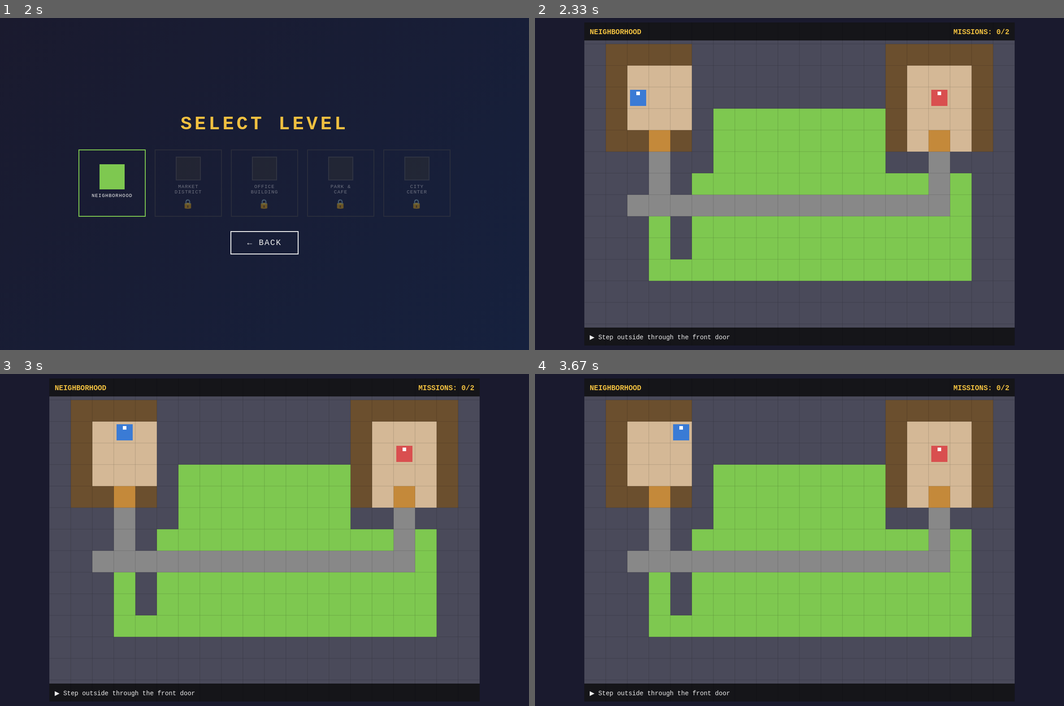
Above: before the commit, frames 1-4 (two rows, left to right).
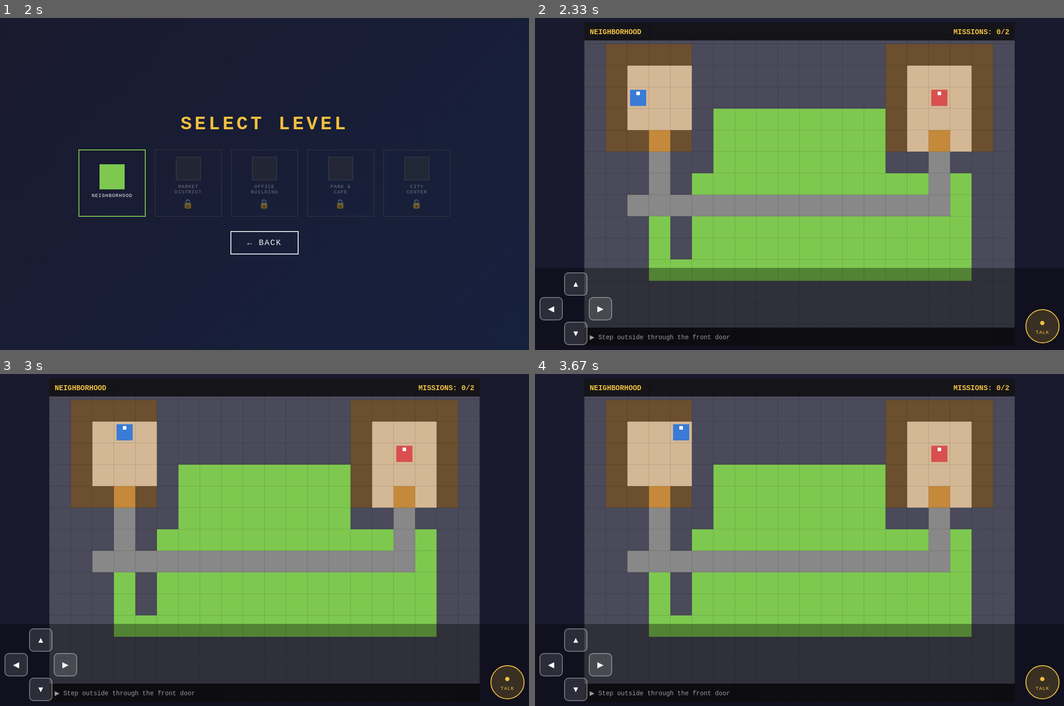
Above: after the commit, the same moments.

Repository: muneeffaisalav-stack/EnvGameWeb
Game: browser game, page index.html
Same seed, same stepped clock (60 frames per second), same inputs: the game is played once before the commit and once after it.
Inputs (mouse positions are in pixels of both pictures, inside the frame that each line leads up to):
- Up to frame 1 (2 s): click "START GAME" at 0.27 s; hold D 1.03-1.53 s; click "← BACK" at 1.27 s; tap Ctrl at 1.52 s; hold S 1.58-1.85 s; click "START GAME" at 1.77 s; hold A from 1.9 s (still down)
- Up to frame 2 (2.33 s): keep holding A; click "NEIGHBORHOOD" at 2.02 s; tap Enter at 2.27 s
- Up to frame 3 (3 s): release A at 2.47 s; hold W 2.52-2.82 s; click (507, 682) at 2.77 s, where only the run after the commit has a clickable "● TALK"; hold D from 2.87 s (still down)
- Up to frame 4 (3.67 s): click (598, 666) at 3.52 s, where only the run after the commit has a clickable "▶"; release D at 3.53 s; hold W from 3.58 s (still down)

Frame 1 is identical in both runs. In frame 2, 15% of the frame differs, in the area x 0-100%, y 75-99%; in frame 3, 15%; in frame 4, 15%.

Commit message:
feat: add mobile touch controls and responsive canvas scaling
- index.html: add touch-controls overlay with D-pad (up/down/left/right)
  and a circular TALK action button
- style.css: mobile media query scales canvas to 100vw x 75vw (960x720
  ratio), pins canvas to top; touch control styles with dpad-btn and action-btn
- GameScreen: _initTouchControls() wires touchstart/touchend on all five
  buttons with proper cleanup on unmount; direction buttons support hold-repeat
  at 140ms intervals; action button calls _openDialogue when NPC adjacent;
  both respect dialogue-open and missionOverlayOpen guards

Co-Authored-By: Claude Sonnet 4.6 <noreply@anthropic.com>

Diff:
--- a/game/screens/GameScreen.js
+++ b/game/screens/GameScreen.js
@@ -29,9 +29,10 @@
     this._missionSys = new MissionSystem(this._missions)
     this._dialogue          = new DialogueSystem(document.getElementById('dialogue-overlay'))
     this._mOverlay          = document.getElementById('mission-overlay')
-    this._adjacentNpc       = null
-    this._showPrompt        = false
+    this._adjacentNpc        = null
+    this._showPrompt         = false
     this._missionOverlayOpen = false
+    this._touchCleanup       = null
   }
 
   mount() {
@@ -41,6 +42,7 @@
 
     this._keyHandler = e => this._handleKey(e)
     window.addEventListener('keydown', this._keyHandler)
+    this._touchCleanup = this._initTouchControls()
     this._loop()
   }
 
@@ -48,6 +50,7 @@
     if (this._rafId) cancelAnimationFrame(this._rafId)
     this._rafId = null
     window.removeEventListener('keydown', this._keyHandler)
+    if (this._touchCleanup) { this._touchCleanup(); this._touchCleanup = null }
     this._canvas.style.display = 'none'
     this._dialogue.close()
     this._mOverlay.innerHTML = ''
@@ -156,6 +159,53 @@
     }
   }
 
+  _initTouchControls() {
+    const tc = document.getElementById('touch-controls')
+    if (!tc) return () => {}
+    tc.style.display = 'flex'
+    const cleanups = []
+
+    const addDir = (id, dc, dr) => {
+      const btn = tc.querySelector(`#${id}`)
+      if (!btn) return
+      let timer = null
+      const move = () => {
+        if (this._dialogue.isOpen() || this._missionOverlayOpen) return
+        this._player.tryMove(dc, dr, this._tileMap)
+        this._checkReachLocation()
+      }
+      const onStart = e => { e.preventDefault(); move(); timer = setInterval(move, 140) }
+      const onStop  = () => { clearInterval(timer); timer = null }
+      btn.addEventListener('touchstart', onStart, { passive: false })
+      btn.addEventListener('touchend',   onStop)
+      btn.addEventListener('touchcancel', onStop)
+      cleanups.push(() => {
+        btn.removeEventListener('touchstart', onStart)
+        btn.removeEventListener('touchend',   onStop)
+        btn.removeEventListener('touchcancel', onStop)
+        clearInterval(timer)
+      })
+    }
+
+    addDir('btn-up',    0, -1)
+    addDir('btn-down',  0,  1)
+    addDir('btn-left', -1,  0)
+    addDir('btn-right', 1,  0)
+
+    const actionBtn = tc.querySelector('#btn-action')
+    if (actionBtn) {
+      const onAction = e => {
+        e.preventDefault()
+        if (this._dialogue.isOpen() || this._missionOverlayOpen) return
+        if (this._adjacentNpc) this._openDialogue(this._adjacentNpc)
+      }
+      actionBtn.addEventListener('touchstart', onAction, { passive: false })
+      cleanups.push(() => actionBtn.removeEventListener('touchstart', onAction))
+    }
+
+    return () => { cleanups.forEach(fn => fn()); tc.style.display = 'none' }
+  }
+
   _getCamera() {
     const cx = this._player.getCol() * TS - CANVAS_W / 2 + TS / 2
     const cy = this._player.getRow() * TS - CANVAS_H / 2 + TS / 2
--- a/index.html
+++ b/index.html
@@ -11,6 +11,21 @@
   <canvas id="game-canvas" width="960" height="720"></canvas>
   <div id="dialogue-overlay"></div>
   <div id="mission-overlay"></div>
+  <div id="touch-controls" style="display:none">
+    <div class="dpad">
+      <button class="dpad-btn" id="btn-up">▲</button>
+      <div class="dpad-middle">
+        <button class="dpad-btn" id="btn-left">◀</button>
+        <div class="dpad-center"></div>
+        <button class="dpad-btn" id="btn-right">▶</button>
+      </div>
+      <button class="dpad-btn" id="btn-down">▼</button>
+    </div>
+    <button class="action-btn" id="btn-action">
+      <span style="font-size:22px;">●</span>
+      <span>TALK</span>
+    </button>
+  </div>
   <script type="module" src="main.js"></script>
 </body>
 </html>
--- a/style.css
+++ b/style.css
@@ -68,3 +68,93 @@
 }
 
 .btn:disabled:hover { background: transparent; color: #eee; }
+
+/* ── Mobile canvas scaling ─────────────────────────────────── */
+@media (max-width: 960px) {
+  body {
+    justify-content: flex-start;
+  }
+  #game-canvas {
+    width: 100vw;
+    height: calc(100vw * 0.75); /* preserve 960×720 aspect ratio */
+  }
+}
+
+/* ── Touch controls ────────────────────────────────────────── */
+#touch-controls {
+  position: fixed;
+  bottom: 0;
+  left: 0;
+  right: 0;
+  padding: 10px 20px 16px;
+  display: flex;
+  justify-content: space-between;
+  align-items: flex-end;
+  background: rgba(0,0,0,0.35);
+  z-index: 40;
+  user-select: none;
+  -webkit-user-select: none;
+}
+
+.dpad {
+  display: flex;
+  flex-direction: column;
+  align-items: center;
+  gap: 3px;
+}
+
+.dpad-middle {
+  display: flex;
+  align-items: center;
+  gap: 3px;
+}
+
+.dpad-center {
+  width: 52px;
+  height: 52px;
+}
+
+.dpad-btn {
+  width: 52px;
+  height: 52px;
+  background: rgba(255,255,255,0.12);
+  border: 2px solid rgba(255,255,255,0.35);
+  border-radius: 10px;
+  color: #fff;
+  font-size: 18px;
+  cursor: pointer;
+  display: flex;
+  align-items: center;
+  justify-content: center;
+  -webkit-tap-highlight-color: transparent;
+  touch-action: none;
+}
+
+.dpad-btn:active {
+  background: rgba(255,255,255,0.32);
+}
+
+.action-btn {
+  width: 76px;
+  height: 76px;
+  background: rgba(240,192,64,0.18);
+  border: 2px solid #f0c040;
+  border-radius: 50%;
+  color: #f0c040;
+  font-family: 'Courier New', monospace;
+  font-size: 11px;
+  letter-spacing: 1px;
+  cursor: pointer;
+  display: flex;
+  flex-direction: column;
+  align-items: center;
+  justify-content: center;
+  gap: 2px;
+  -webkit-tap-highlight-color: transparent;
+  touch-action: none;
+  margin-bottom: 4px;
+}
+
+.action-btn:active {
+  background: rgba(240,192,64,0.45);
+}
Not shown, added: .claude/launch.json
